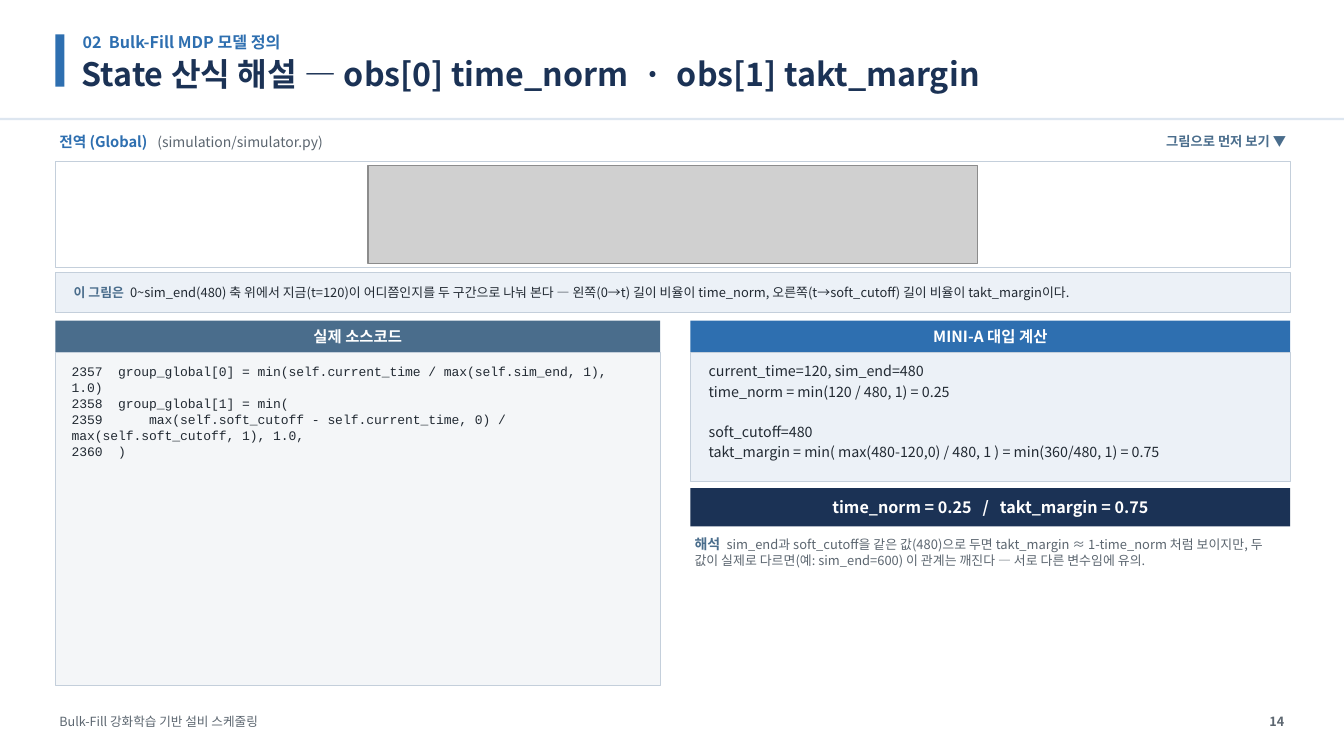
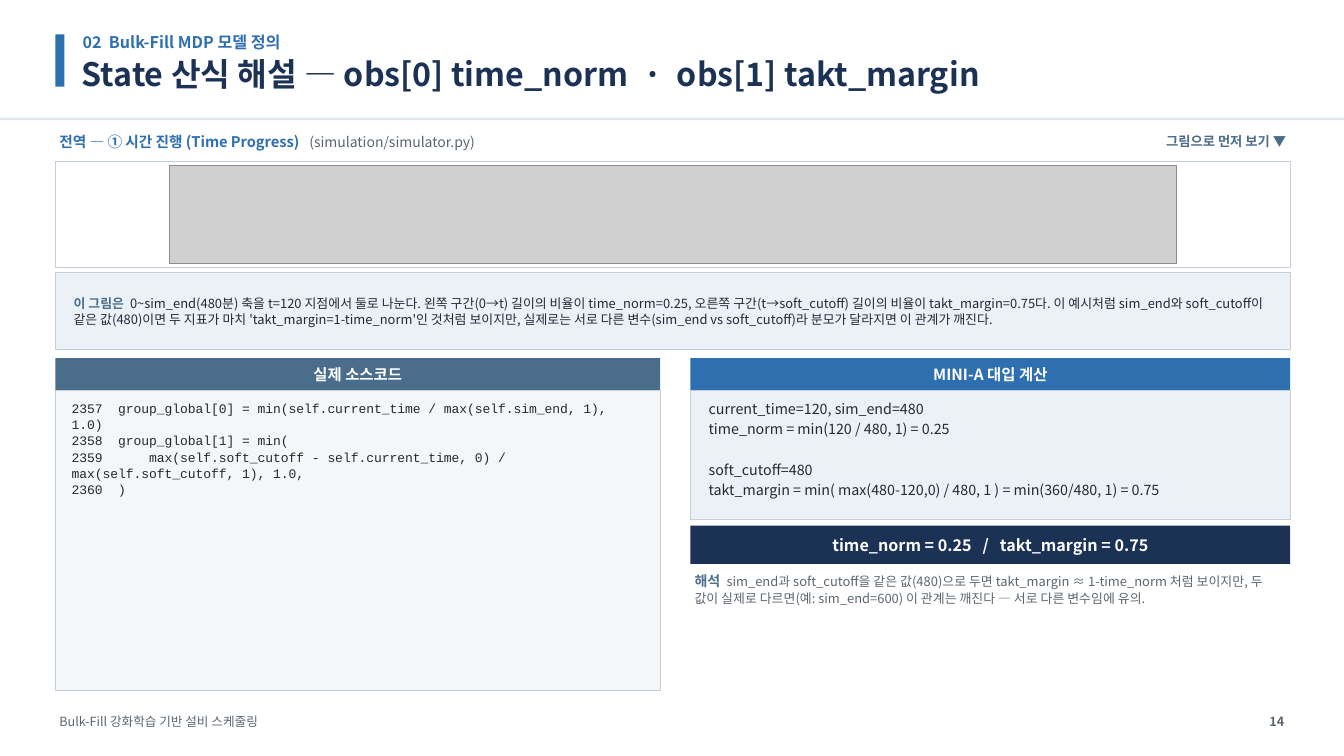
Before and after one commit to relighting123/pjt_scheduling, a slide deck: slide 14 of docs/BulkFill_스케줄링_발표자료.pptx. Drawn at 1344x756 pixels with LibreOffice and Linux fonts; fonts in the diff are those of the drawing; grey boxes stand for pictures. Boxes give left, top, right and bottom in pixels: in the first picture for what was removed or moved away, otherwise in the second. Text is boxed around its words. In the diff, an @@ line names an element or a change of style, - is before the commit and + after.

```diff
--- a/docs/BulkFill_스케줄링_발표자료.pptx
+++ b/docs/BulkFill_스케줄링_발표자료.pptx
@@ text at <box>59,134,474,151</box>: text changed @@
-전역 (Global) (simulation/simulator.py)
+전역 — ① 시간 진행 (Time Progress) (simulation/simulator.py)
@@ picture: place and size @@
-picture at <box>368,165,978,263</box>
+picture at <box>169,165,1177,263</box>
@@ rectangle: place and size @@
-rectangle at <box>55,272,1291,313</box>
+rectangle at <box>55,272,1291,350</box>
@@ text at <box>74,297,1263,327</box>: text changed @@
-이 그림은 0~sim_end(480) 축 위에서 지금(t=120)이 어디쯤인지를 두 구간으로 나눠 본다 — 왼쪽(0→t) 길이 비율이 time_norm, 오른쪽(t→soft_cutoff) 길이 비율이 takt_margin이다.
+이 그림은 0~sim_end(480분) 축을 t=120 지점에서 둘로 나눈다. 왼쪽 구간(0→t) 길이의 비율이 time_norm=0.25, 오른쪽 구간(t→soft_cutoff) 길이의 비율이 takt_margin=0.75다. 이 예시처럼 sim_end와 soft_cutoff이 같은 값(480)이면 두 지표가 마치 'takt_margin=1-time_norm'인 것처럼 보이지만, 실제로는 서로 다른 변수(sim_end vs soft_cutoff)라 분모가 달라지면 이 관계가 깨진다.
@@ rectangle: place and size @@
-rectangle at <box>55,353,660,686</box>
+rectangle at <box>55,390,660,691</box>
@@ text "2357 group_global[0] = min(self.current_time / ...": place and size @@
-text "2357 group_global[0] = min(self.current_time / ..." at <box>72,366,606,456</box>
+text "2357 group_global[0] = min(self.current_time / ..." at <box>72,404,606,494</box>
@@ 4 texts, 4 rectangles: place and size @@
-4 texts, 4 rectangles at <box>55,321,1291,526</box>
+4 texts, 4 rectangles at <box>55,358,1291,564</box>
@@ text "해석 sim_end과 soft_cutoff을 같은 값(480)으로 ...": place and size @@
-text "해석 sim_end과 soft_cutoff을 같은 값(480)으로 ..." at <box>695,537,1263,568</box>
+text "해석 sim_end과 soft_cutoff을 같은 값(480)으로 ..." at <box>695,574,1263,606</box>
```
Also in this commit, not shown: 17 other slides changed, 19 other files.
